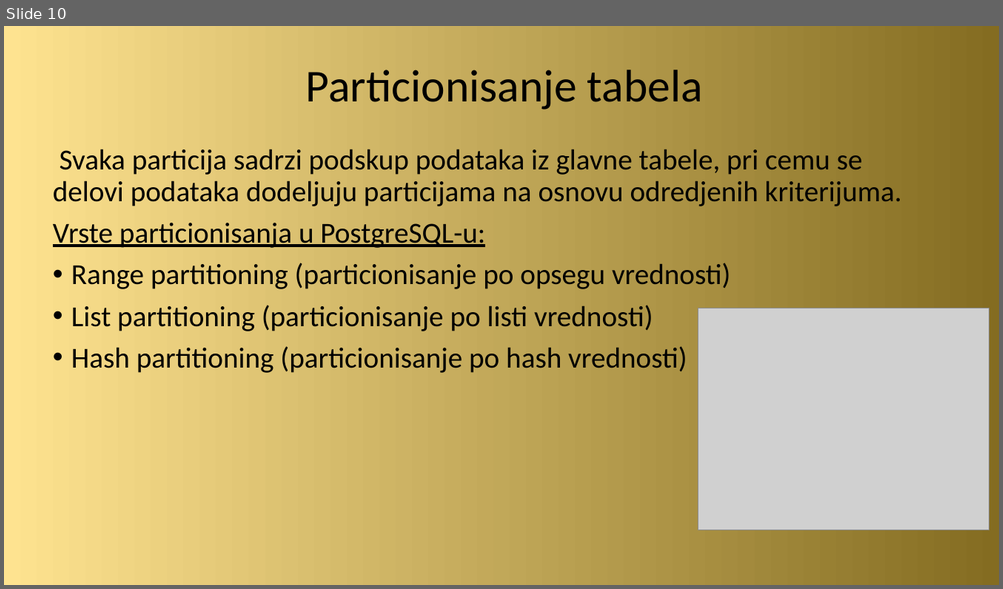
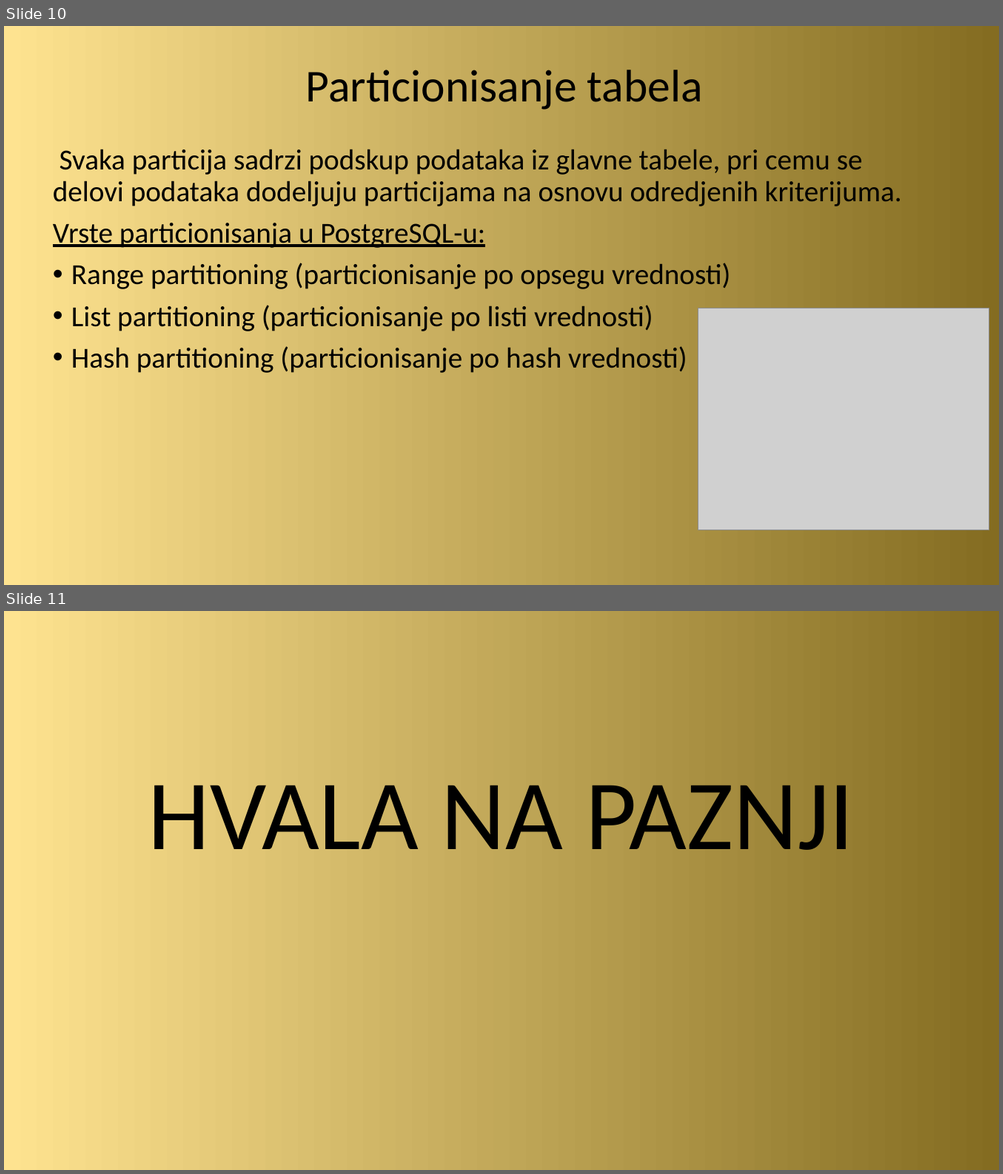
Before and after one commit to zvasiccc/Sistemi-za-upravljanje-bazama-podataka-seminarski-1, a slide deck: Optimizacija upita kod PostgreSQL baze podataka.pptx. Shown one above the other, each under a label of ours: slide 10 before the commit, slides 10 and 11 after it. The pictures are 1003x589 and 1003x1174 pixels, drawn with LibreOffice and Linux fonts; fonts in the diff are those of the drawing; grey boxes stand for pictures. Boxes give left, top, right and bottom in pixels: in the first picture for what was removed or moved away, otherwise in the second. Text is boxed around its words. In the diff, an @@ line names an element or a change of style, - is before the commit and + after.

```diff
--- a/Optimizacija upita kod PostgreSQL baze podataka.pptx
+++ b/Optimizacija upita kod PostgreSQL baze podataka.pptx
@@ slide 11 added at (x1=4, y1=611, x2=999, y2=1170), background gradient #FEE390 to #846C21 @@
@@ text added at (x1=148, y1=785, x2=854, y2=850), 96 pt, text #000000 @@
+HVALA NA PAZNJI
```
Also in this commit, not shown: 1 slide changed.
